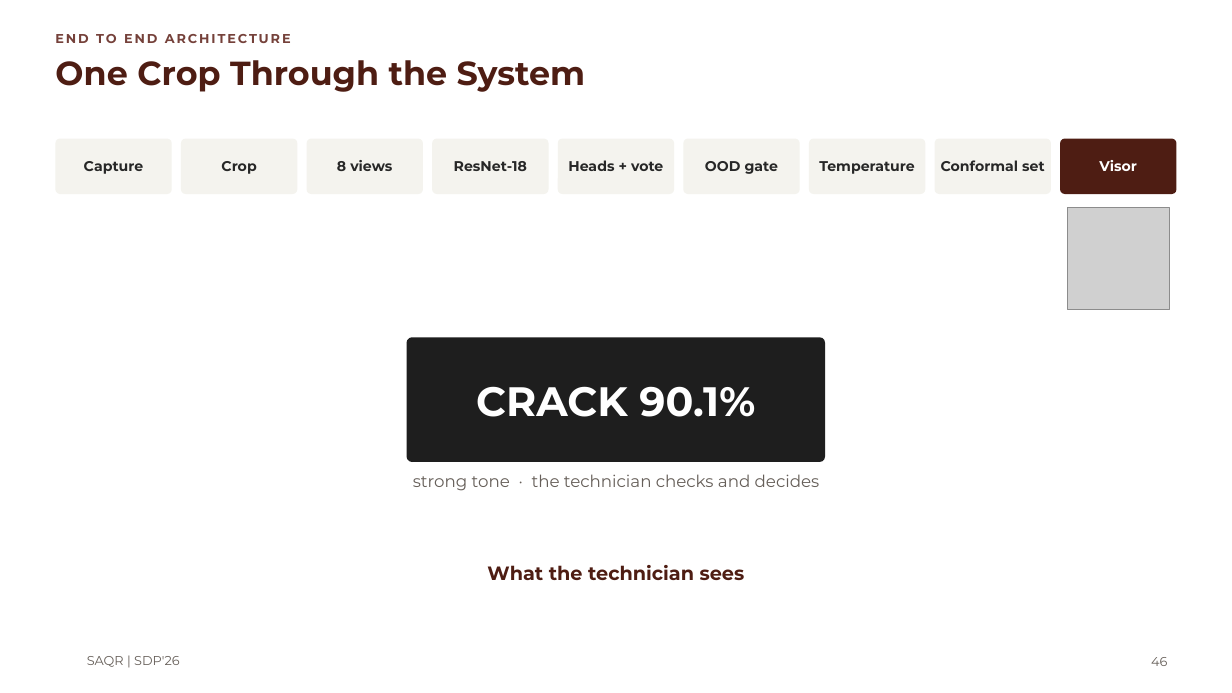
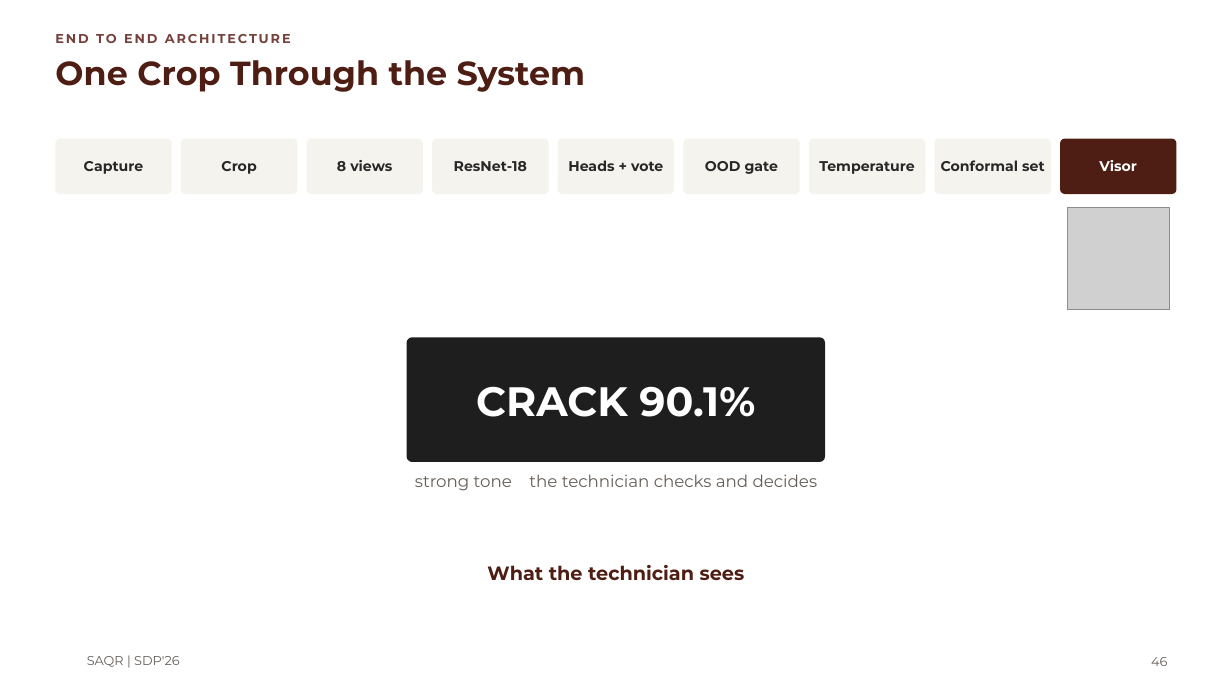
Before and after one commit to MASAR-AUS/SAQR, a slide deck: slide 46 of SAQR CMP490 Presentation.pptx. Drawn at 1232x693 pixels with LibreOffice and Linux fonts; fonts in the diff are those of the drawing; grey boxes stand for pictures; background and template pictures are left out. Boxes give left, top, right and bottom in pixels: in the first picture for what was removed or moved away, otherwise in the second. Text is boxed around its words. In the diff, an @@ line names an element or a change of style, - is before the commit and + after.

```diff
--- a/SAQR CMP490 Presentation.pptx
+++ b/SAQR CMP490 Presentation.pptx
@@ text at (x1=415, y1=474, x2=818, y2=491): text changed @@
-strong tone · the technician checks and decides
+strong tone the technician checks and decides
```
Also in this commit, not shown: 36 other slides changed, 4 slides added, 4 other files.
